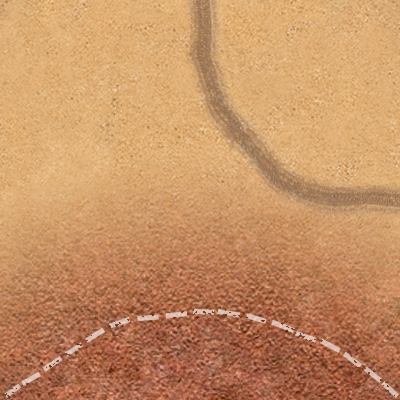
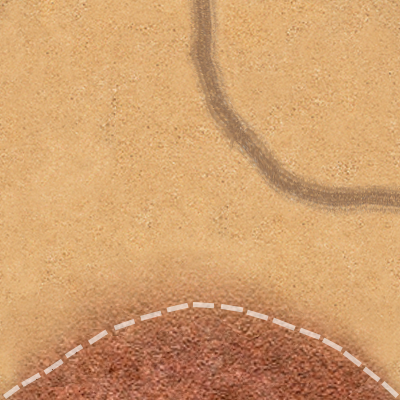
The second (400, 400) image is a revision of the first. Changes to its layers:
moved "Линия 17" above "3td_AfricaRoad_01H", painted on it over [3, 302, 399, 399]
removed layer "Слой 2" over [0, 158, 400, 400]
added layer "Слой 3" above "Слой 1" over [0, 236, 400, 400]
added layer "Фон" over [0, 158, 400, 400]
